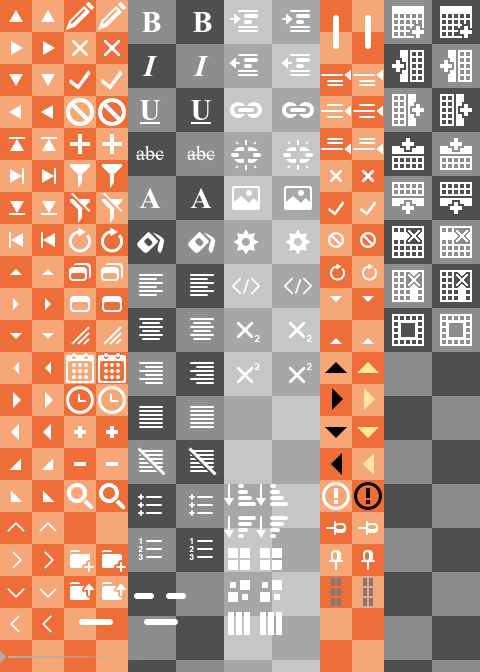
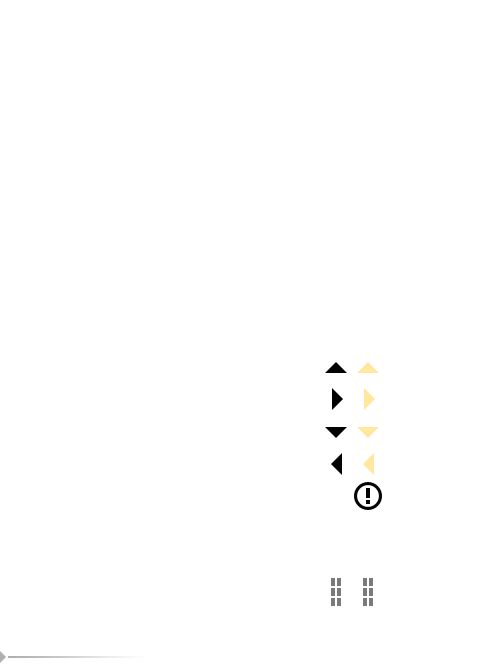
Revision of a layered 480×672 image; what changed, layer by layer:
painted on "table hover" over [440, 14, 472, 344]
painted on "table" over [392, 14, 424, 344]
hid "Layer 5 copy" over [224, 0, 320, 672]
hid "Layer 5 copy 2" over [384, 0, 480, 672]
hid "Layer 5" over [128, 0, 224, 672]
hid "Layer 4" over [0, 0, 384, 672]
